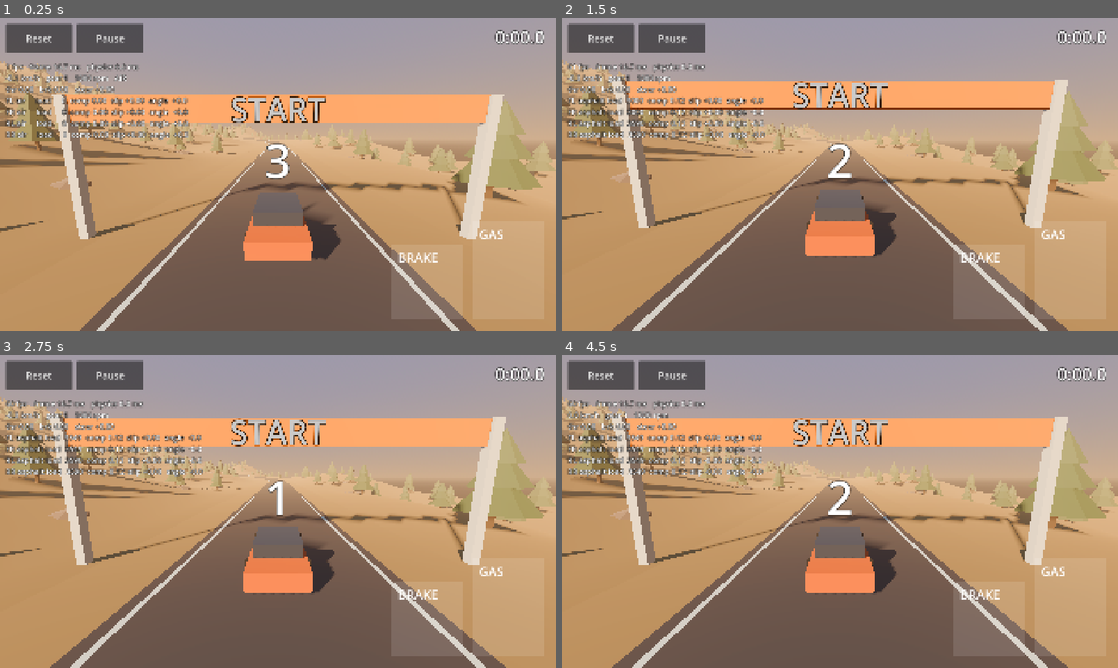
Above: before the commit, frames 1-4 (two rows, left to right).
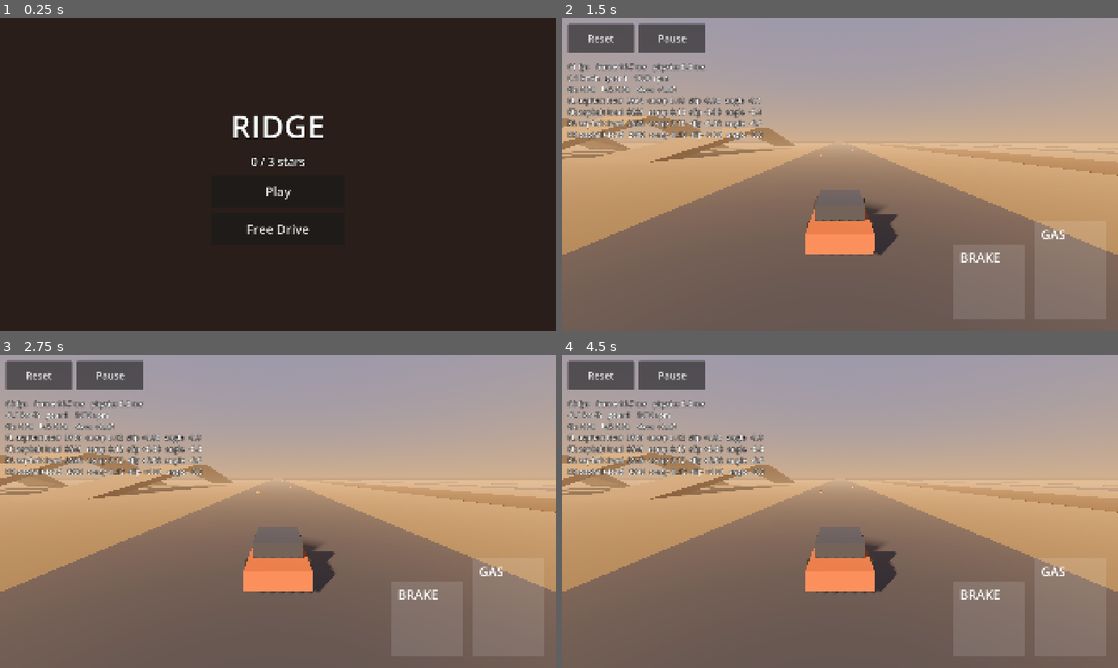
Above: after the commit, the same moments.

Repository: Stoian02/ridge
Game: Godot game, scene res://ui/main_menu.tscn
The game is run twice, just before and just after one commit, with the same random seed, the same clock (stepped at 60 frames per second) and the same inputs. Before the commit the project starts from res://levels/rally_road/rally_road.tscn.
Inputs (mouse positions are in pixels of both pictures, inside the frame that each line leads up to):
- Up to frame 1 (0.25 s): no input
- Up to frame 2 (1.5 s): click (840, 227) at 0.5 s, where only the run after the commit has a clickable "Free Drive"; tap Enter at 1.25 s; move the mouse to (962, 158) at 1.27 s; hold D (steer_right) from 1.28 s (still down); tap W (throttle) at 1.35 s; click (962, 158) at 1.42 s
- Up to frame 3 (2.75 s): release D (steer_right) at 2 s; drag from (166, 527) to (250, 574) at 2.02 s
- Up to frame 4 (4.5 s): click "Reset" at 2.75 s; move the mouse to (895, 442) at 3.52 s; hold D (steer_right) 3.53-4.25 s; tap Alt at 3.6 s; click (895, 442) at 3.67 s; drag from (812, 574) to (673, 464) at 4.27 s

The runs differ from the first frame. In frame 1, 100% of the frame differs, in the area x 0-100%, y 0-100%; in frame 2, 36%; in frame 3, 35%; in frame 4, 36%.

Commit message:
Add the main menu and level select
Co-Authored-By: Claude Haiku 4.5 <noreply@anthropic.com>
Claude-Session: https://claude.ai/code/session_01RhfJavT34eWyW3enLLKWgH

Diff:
--- a/project.godot
+++ b/project.godot
@@ -7,7 +7,7 @@
 
 config/quit_on_go_back=false
 config/name="Ridge"
-run/main_scene="res://levels/rally_road/rally_road.tscn"
+run/main_scene="res://ui/main_menu.tscn"
 config/features=PackedStringArray("4.7", "Mobile")
 run/max_fps=60
 
--- /dev/null
+++ b/tests/unit/test_menus.gd
@@ -0,0 +1,104 @@
+extends GutTest
+## The main menu and level select, with GameState in the save sandbox.
+
+const MAIN_MENU := preload("res://ui/main_menu.tscn")
+const LEVEL_SELECT := preload("res://ui/level_select.tscn")
+
+var state: Node
+
+
+func before_each() -> void:
+	SaveSandbox.enter()
+	state = SaveSandbox.game_state()
+
+
+func after_each() -> void:
+	SaveSandbox.leave()
+
+
+func _buttons(screen: Node) -> Array:
+	return screen.find_children("*", "Button", true, false)
+
+
+func _button(screen: Node, text: String) -> Button:
+	return _buttons(screen).filter(func(b: Button) -> bool: return b.text == text)[0]
+
+
+func _labels(node: Node) -> Array:
+	return node.find_children("*", "Label", true, false).map(func(l: Label) -> String: return l.text)
+
+
+func _second_level() -> LevelDef:
+	var second := LevelDef.new()
+	second.id = &"second"
+	second.display_name = "Second"
+	second.scene_path = "res://levels/second/second.tscn"
+	second.two_star_time = 100.0
+	second.three_star_time = 90.0
+	return second
+
+
+func test_main_menu_play_and_free_drive_open_their_scenes() -> void:
+	var menu: Control = MAIN_MENU.instantiate()
+	add_child_autofree(menu)
+	_button(menu, "Play").pressed.emit()
+	_button(menu, "Free Drive").pressed.emit()
+	assert_eq(SaveSandbox.requested_scenes, [state.LEVEL_SELECT, state.FREE_DRIVE])
+
+
+func test_main_menu_shows_total_stars() -> void:
+	state.record_finish(state.catalog.levels[0], 80.0, {})
+	var menu: Control = MAIN_MENU.instantiate()
+	add_child_autofree(menu)
+	assert_has(_labels(menu), "2 / 3 stars")
+
+
+func test_level_select_opens_an_unlocked_level() -> void:
+	var select: Control = LEVEL_SELECT.instantiate()
+	add_child_autofree(select)
+	var card: Button = select.find_child("rally_road", true, false)
+	assert_false(card.disabled)
+	assert_has(_labels(card), "Rally Road")
+	assert_has(_labels(card), "No time yet")
+	card.pressed.emit()
+	assert_eq(SaveSandbox.requested_scenes, ["res://levels/rally_road/rally_road.tscn"])
+
+
+func test_level_select_shows_best_time_and_stars() -> void:
+	state.record_finish(state.catalog.levels[0], 71.64, {})
+	var select: Control = LEVEL_SELECT.instantiate()
+	add_child_autofree(select)
+	var card: Button = select.find_child("rally_road", true, false)
+	assert_has(_labels(card), "Best  1:11.6")
+	var stars: StarRow = card.find_children("*", "StarRow", true, false)[0]
+	assert_eq(stars.earned, 3)
+
+
+func test_a_level_stays_locked_until_the_previous_one_is_finished() -> void:
+	var catalog := LevelCatalog.new()
+	catalog.levels = [state.catalog.levels[0], _second_level()]
+	state.catalog = catalog
+	var select: Control = LEVEL_SELECT.instantiate()
+	add_child_autofree(select)
+	var locked: Button = select.find_child("second", true, false)
+	assert_true(locked.disabled)
+	assert_has(_labels(locked), "Finish Rally Road to unlock")
+	select.queue_free()
+	state.record_finish(catalog.levels[0], 120.0, {})
+	var again: Control = LEVEL_SELECT.instantiate()
+	add_child_autofree(again)
+	assert_false((again.find_child("second", true, false) as Button).disabled)
+
+
+func test_level_select_back_returns_to_the_main_menu() -> void:
+	var select: Control = LEVEL_SELECT.instantiate()
+	add_child_autofree(select)
+	_button(select, "Back").pressed.emit()
+	assert_eq(SaveSandbox.requested_scenes, [state.MAIN_MENU])
+
+
+func test_menus_only_use_characters_the_font_has() -> void:
+	var font := ThemeDB.fallback_font
+	for text in ["RIDGE", "0 / 3 stars", "Select level", "Finish Rally Road to unlock", "No time yet", "Best  1:11.6"]:
+		for character in text:
+			assert_true(font.has_char(character.unicode_at(0)), "font has '%s'" % character)
--- /dev/null
+++ b/ui/level_select.gd
@@ -0,0 +1,68 @@
+extends Control
+## Level select (spec §3.3): one card per catalog level with its best time and stars,
+## or a lock saying which level to finish first. Back, Escape or the back gesture
+## return to the main menu.
+
+const CARD_SIZE := Vector2(560.0, 340.0)
+const CARD_STAR_SIZE := 64.0
+
+
+func _ready() -> void:
+	var column := UiKit.centered_column(self, UiKit.BACKGROUND)
+	column.add_child(UiKit.label("Select level", UiKit.HEADING_FONT))
+	var cards := HBoxContainer.new()
+	cards.alignment = BoxContainer.ALIGNMENT_CENTER
+	cards.add_theme_constant_override("separation", 30)
+	column.add_child(cards)
+	for level in GameState.catalog.levels:
+		cards.add_child(_card(level))
+	column.add_child(UiKit.button("Back", _back))
+
+
+func _unhandled_input(event: InputEvent) -> void:
+	if event.is_action_pressed("ui_cancel"):
+		get_viewport().set_input_as_handled()
+		_back()
+
+
+func _notification(what: int) -> void:
+	if what == NOTIFICATION_WM_GO_BACK_REQUEST:
+		_back()
+
+
+## The card for one level: a button that opens it, disabled while locked.
+func _card(level: LevelDef) -> Button:
+	var progress := GameState.progress
+	var unlocked := progress.is_unlocked(GameState.catalog, level)
+	var card := Button.new()
+	card.name = String(level.id)
+	card.custom_minimum_size = CARD_SIZE
+	card.focus_mode = Control.FOCUS_NONE
+	card.disabled = not unlocked
+	card.pressed.connect(GameState.change_scene.bind(level.scene_path))
+	var content := VBoxContainer.new()
+	content.set_anchors_preset(Control.PRESET_FULL_RECT)
+	content.alignment = BoxContainer.ALIGNMENT_CENTER
+	content.add_theme_constant_override("separation", 16)
+	content.mouse_filter = Control.MOUSE_FILTER_IGNORE
+	card.add_child(content)
+	content.add_child(UiKit.label(level.display_name, UiKit.HEADING_FONT))
+	if unlocked:
+		var stars := StarRow.new()
+		stars.star_size = CARD_STAR_SIZE
+		stars.earned = progress.stars(level.id)
+		content.add_child(UiKit.centered_stars(stars))
+		content.add_child(UiKit.label(best_text(progress.best_time(level.id))))
+	else:
+		var previous := GameState.catalog.previous_of(level)
+		content.add_child(UiKit.label("Finish %s to unlock" % previous.display_name))
+	return card
+
+
+## "Best  1:11.6", or "No time yet" for a level never finished.
+static func best_text(best_time: float) -> String:
+	return "Best  %s" % RunHud.format_time(best_time) if best_time > 0.0 else "No time yet"
+
+
+func _back() -> void:
+	GameState.change_scene(GameState.MAIN_MENU)
--- /dev/null
+++ b/ui/level_select.tscn
@@ -0,0 +1,12 @@
+[gd_scene format=3]
+
+[ext_resource type="Script" path="res://ui/level_select.gd" id="1_select"]
+
+[node name="LevelSelect" type="Control"]
+layout_mode = 3
+anchors_preset = 15
+anchor_right = 1.0
+anchor_bottom = 1.0
+grow_horizontal = 2
+grow_vertical = 2
+script = ExtResource("1_select")
--- /dev/null
+++ b/ui/main_menu.gd
@@ -0,0 +1,23 @@
+extends Control
+## The first screen (spec §3.2): the title, the player's total stars, Play (level
+## select) and Free Drive (the Test Ground). The back gesture closes the app, as it
+## does on any Android app's first screen.
+
+
+func _ready() -> void:
+	var column := UiKit.centered_column(self, UiKit.BACKGROUND)
+	column.add_child(UiKit.label("RIDGE", UiKit.TITLE_FONT))
+	column.add_child(UiKit.label(stars_text()))
+	column.add_child(UiKit.button("Play", GameState.change_scene.bind(GameState.LEVEL_SELECT)))
+	column.add_child(UiKit.button("Free Drive", GameState.change_scene.bind(GameState.FREE_DRIVE)))
+
+
+func _notification(what: int) -> void:
+	if what == NOTIFICATION_WM_GO_BACK_REQUEST:
+		get_tree().quit()
+
+
+## "4 / 6 stars" across the catalog.
+static func stars_text() -> String:
+	return "%d / %d stars" % [GameState.progress.total_stars(GameState.catalog),
+			GameState.catalog.levels.size() * Stars.MAX]
--- /dev/null
+++ b/ui/main_menu.tscn
@@ -0,0 +1,12 @@
+[gd_scene format=3]
+
+[ext_resource type="Script" path="res://ui/main_menu.gd" id="1_menu"]
+
+[node name="MainMenu" type="Control"]
+layout_mode = 3
+anchors_preset = 15
+anchor_right = 1.0
+anchor_bottom = 1.0
+grow_horizontal = 2
+grow_vertical = 2
+script = ExtResource("1_menu")
Not shown, added: tests/unit/test_menus.gd.uid
Not shown, added: ui/level_select.gd.uid
Not shown, added: ui/main_menu.gd.uid
